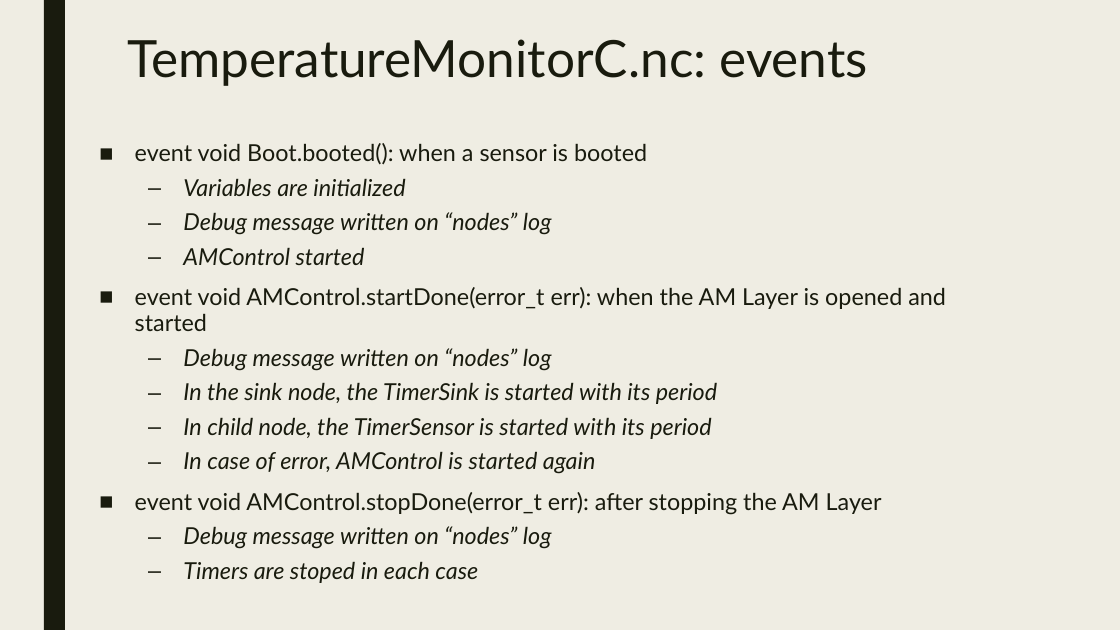
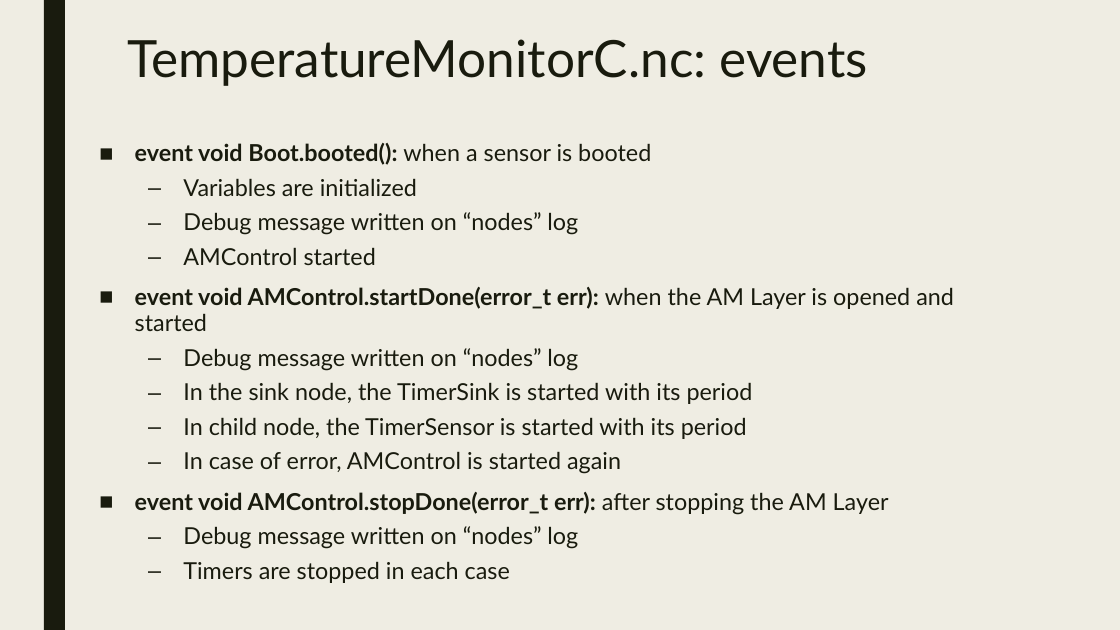
Before and after one commit to malonsocortes/Middleware_Final_Projects, a slide deck: slide 14 of Presentations/TemperatureProj.pptx. Drawn at 1120x630 pixels with LibreOffice and Linux fonts; fonts in the diff are those of the drawing. Boxes give left, top, right and bottom in pixels: in the first picture for what was removed or moved away, otherwise in the second. Text is boxed around its words. In the diff, an @@ line names an element or a change of style, - is before the commit and + after.

Commit message:
Final touches in presentation of Temperature Project

```diff
--- a/Presentations/TemperatureProj.pptx
+++ b/Presentations/TemperatureProj.pptx
@@ text at <box>135,143,954,549</box>: bold on in "event void Boot.booted():", "event void AMControl.startDone(error_t err):", "event void AMControl.stopDone(error_t err):"; italic off in "Variables are initialized", "Debug message written on “nodes” log", "AMControl started", "Debug message written on “nodes” log" and 4 more places @@
@@ text at <box>183,561,510,583</box>: text changed; italic off @@
-  – Timers are stoped in each case
+  – Timers are stopped in each case
```
Also in this commit, not shown: 13 other slides changed.
